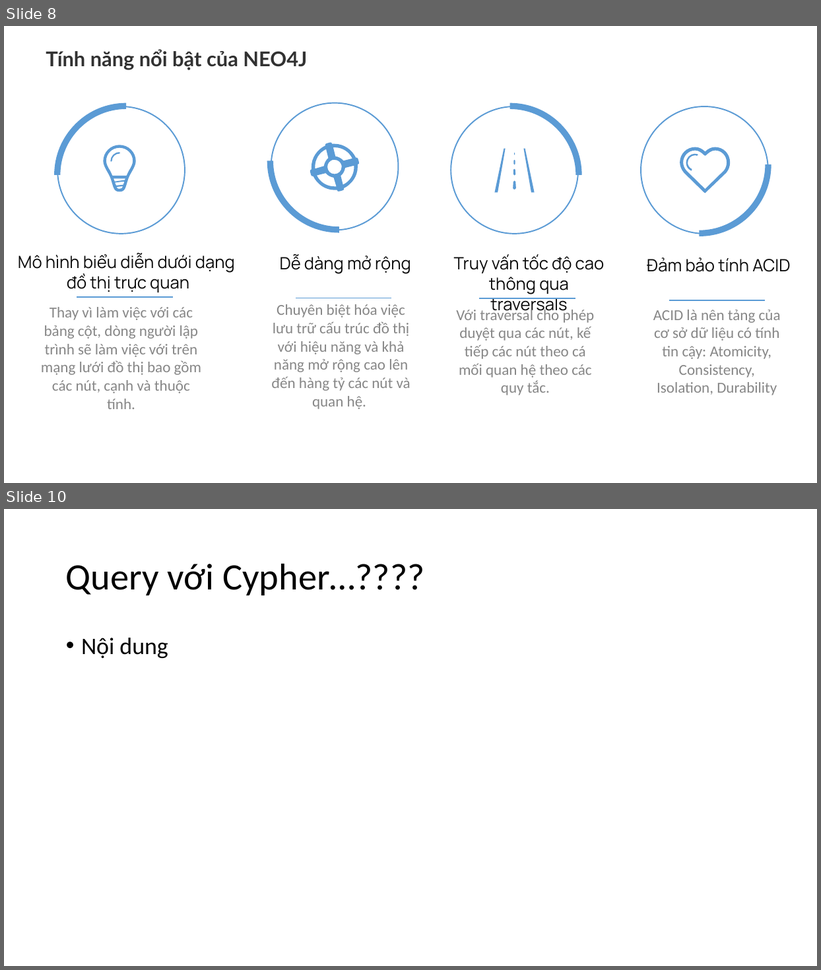
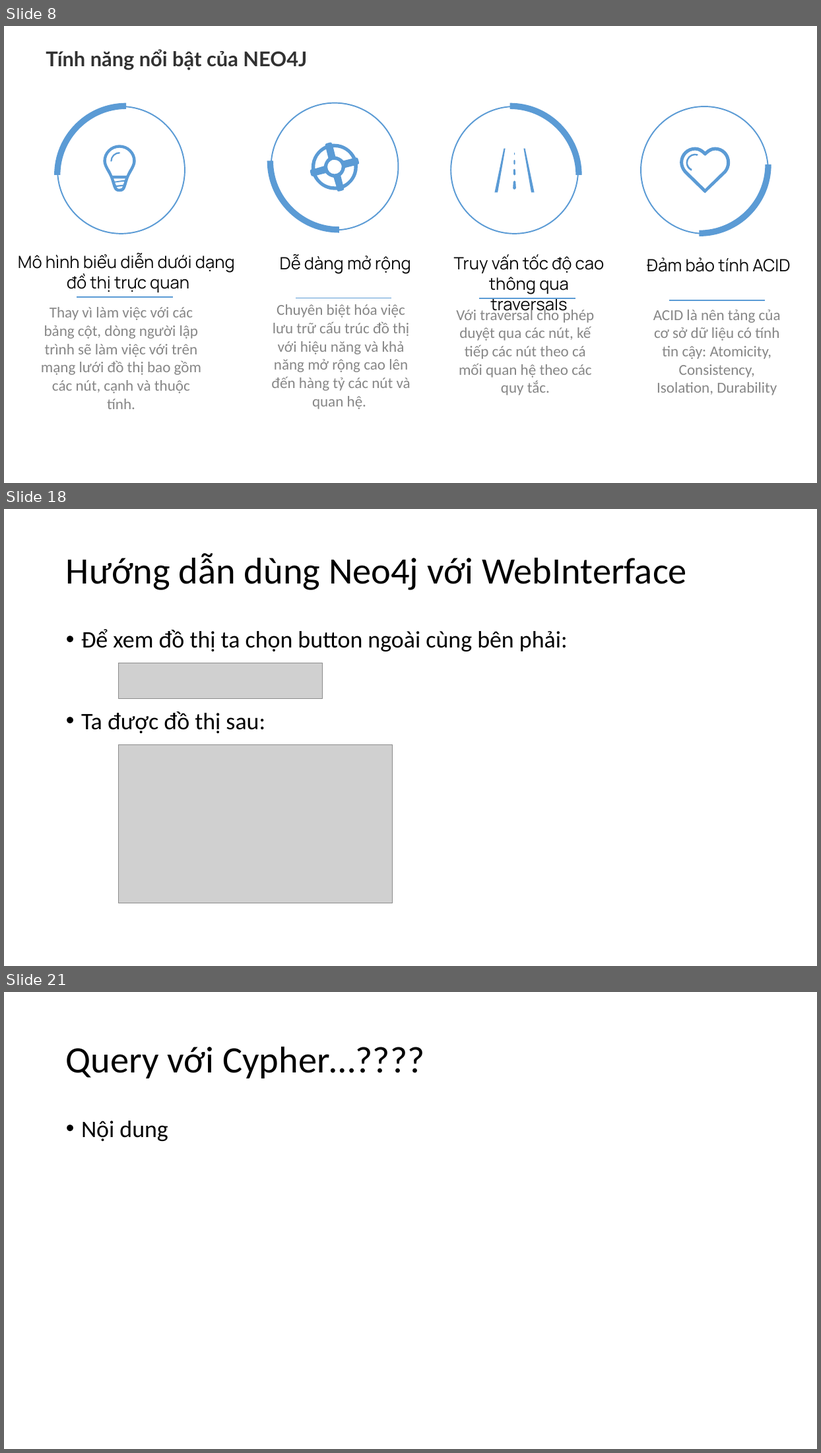
Before and after one commit to NguyenDucHoangLong/Group_4_HTTTHD, a slide deck: Document/Seminar/Slide_Nhóm 4.pptx. Shown one above the other, each under a label of ours: slides 8 and 10 before the commit, slides 8, 18 and 21 after it; the slides between them are not shown. The pictures are 821x970 and 821x1453 pixels, drawn with LibreOffice and Linux fonts; fonts in the diff are those of the drawing; grey boxes stand for pictures. Boxes give left, top, right and bottom in pixels: in the first picture for what was removed or moved away, otherwise in the second. Text is boxed around its words. In the diff, an @@ line names an element or a change of style, - is before the commit and + after.

```diff
--- a/Document/Seminar/Slide_Nhóm 4.pptx
+++ b/Document/Seminar/Slide_Nhóm 4.pptx
@@ slide 18 added at (4,509,817,966), background #FFFFFF @@
@@ title added at (66,553,687,590), 44 pt, text #000000 @@
+Hướng dẫn dùng Neo4j với WebInterface
@@ text added at (81,629,568,733), 28 pt, text #000000 @@
+• Để xem đồ thị ta chọn button ngoài cùng bên phải:
+• Ta được đồ thị sau:
@@ picture added at (119,663,322,698) @@
@@ picture added at (119,745,393,904) @@
@@ what was slide 10 is now slide 21 @@
```
Also in this commit, not shown: 1 slide changed, 11 other slides added, 1 slide removed.
